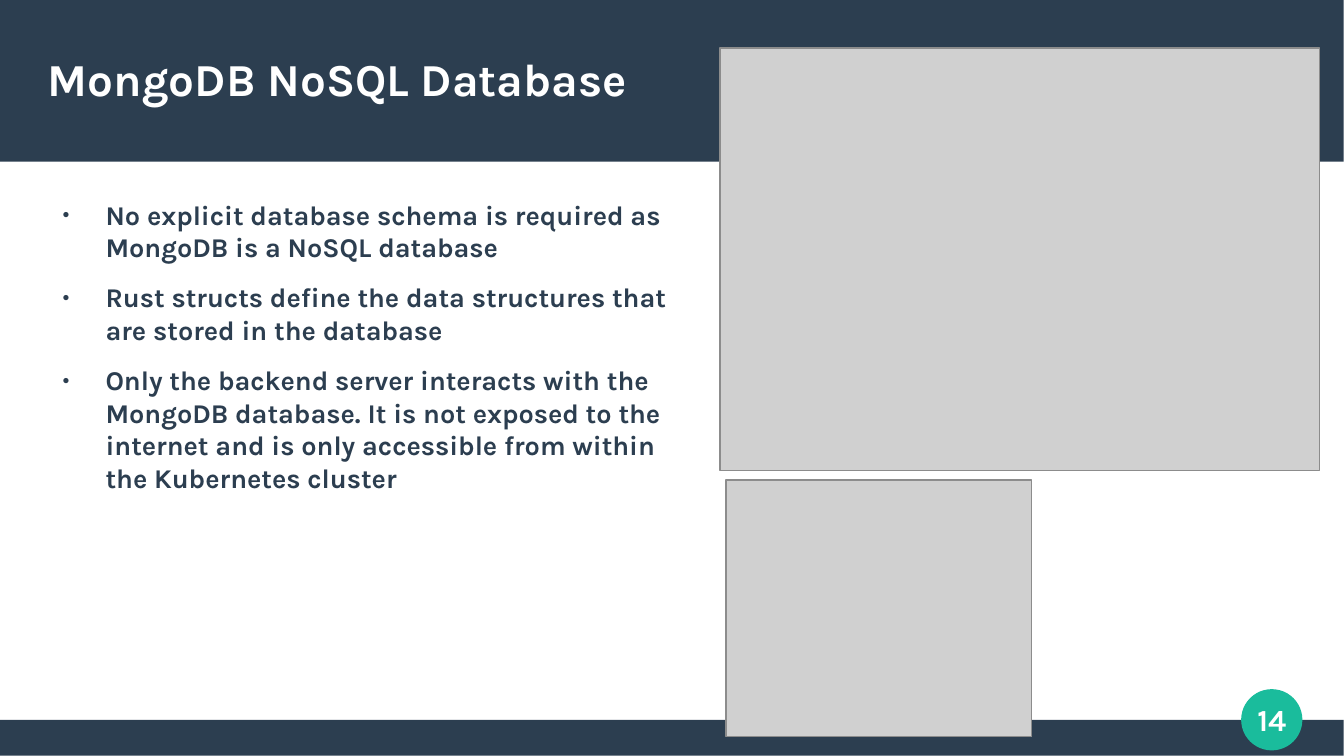
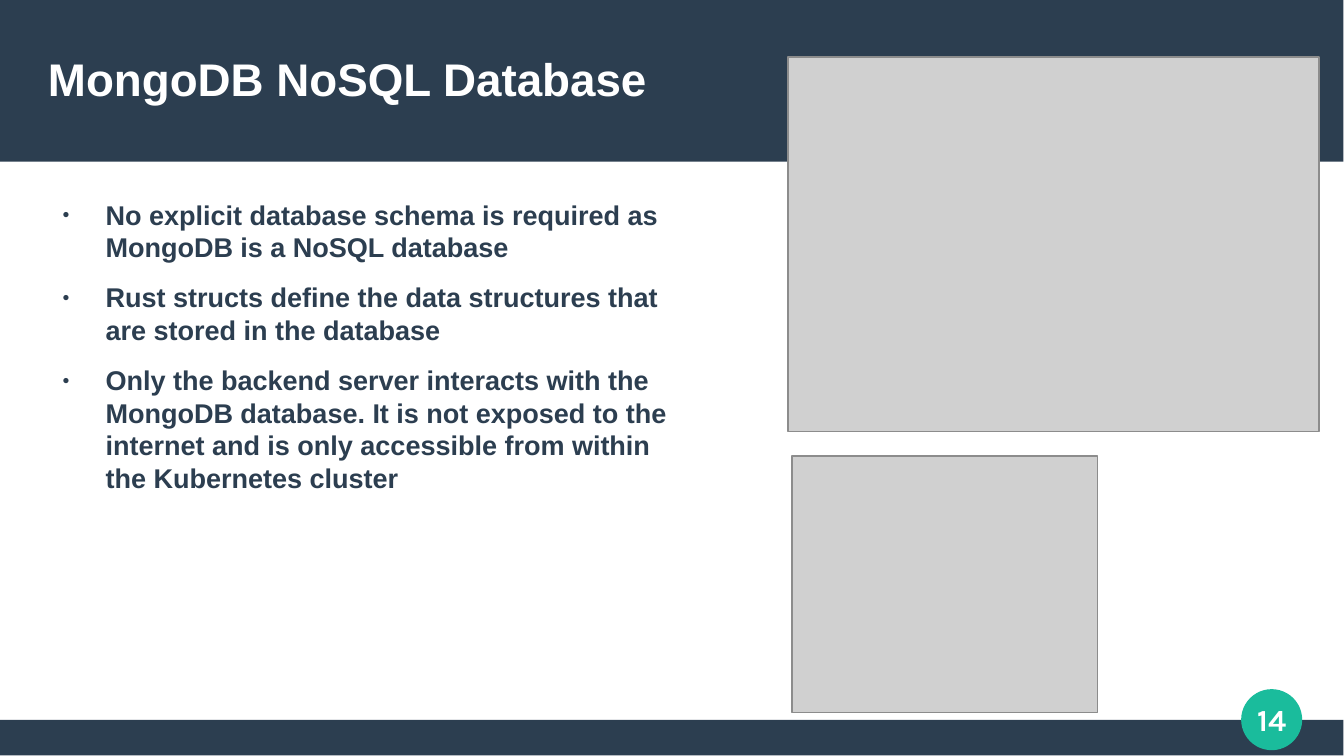
Before and after one commit to mark-ruddy/neurorecovery, a slide deck: slide 14 of report/neurorecovery_final_presentation.pptx. Drawn at 1344x756 pixels with LibreOffice and Linux fonts; fonts in the diff are those of the drawing; grey boxes stand for pictures. Boxes give left, top, right and bottom in pixels: in the first picture for what was removed or moved away, otherwise in the second. Text is boxed around its words. In the diff, an @@ line names an element or a change of style, - is before the commit and + after.

```diff
--- a/report/neurorecovery_final_presentation.pptx
+++ b/report/neurorecovery_final_presentation.pptx
@@ title "MongoDB NoSQL Database" at box(48, 63, 646, 105): font Karla to Arial @@
@@ picture: place and size @@
-picture at box(721, 48, 1321, 471)
+picture at box(788, 57, 1320, 432)
@@ text "No explicit database schema is ..." at box(106, 205, 667, 489): font Karla to Arial @@
@@ picture: place and size @@
-picture at box(727, 481, 1033, 738)
+picture at box(793, 456, 1099, 712)
```
Also in this commit, not shown: 15 other slides changed, 1 other file.
